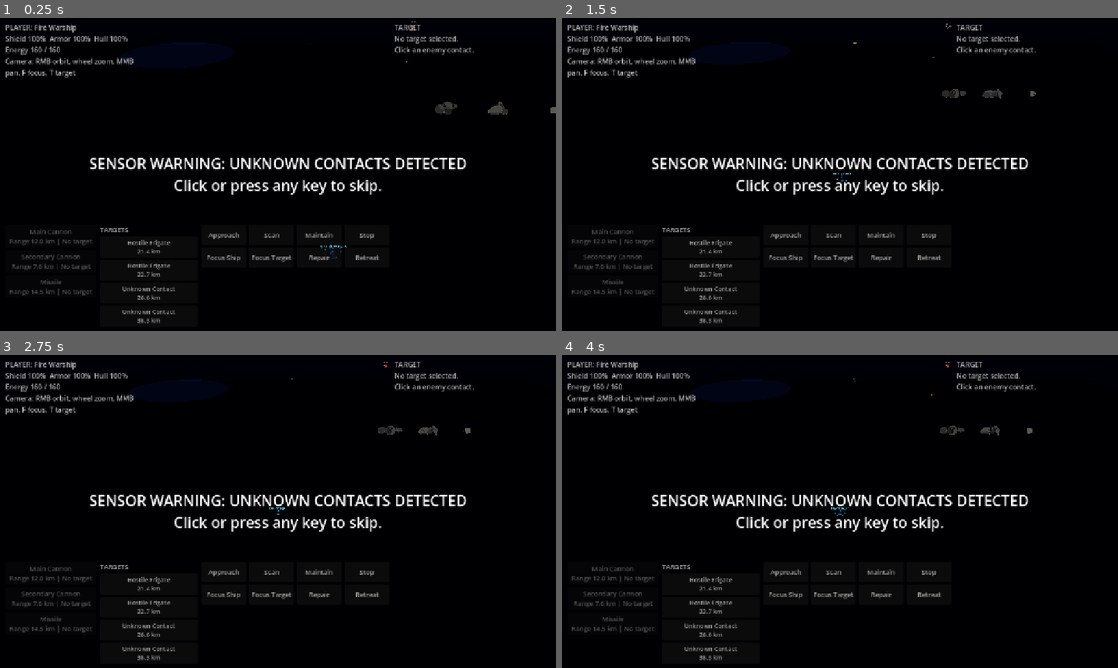
Above: before the commit, frames 1-4 (two rows, left to right).
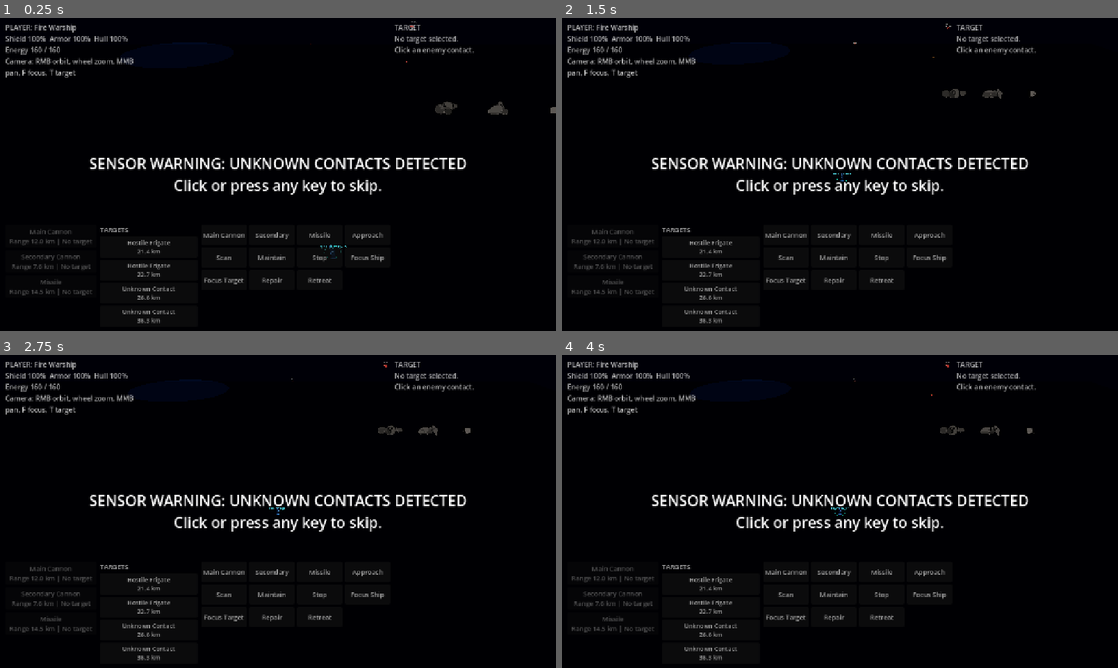
Above: after the commit, the same moments.

Repository: Anandkripal/battleship-story-rpg
Game: Godot game, scene res://scenes/combat/battle_3d.tscn
Same seed, same stepped clock (60 frames per second), same inputs: the game is played once before the commit and once after it. This scene is started directly instead of the project's main scene.
Inputs (mouse positions are in pixels of both pictures, inside the frame that each line leads up to):
- Up to frame 1 (0.25 s): no input
- Up to frame 2 (1.5 s): click (784, 233) at 0.5 s, where only the run after the commit has a clickable "Main Cannon"; click (834, 233) at 1.25 s, where only the run after the commit has a clickable "Secondary"
- Up to frame 3 (2.75 s): click (316, 570) at 2 s, where only the run after the commit has a clickable "Missile"
- Up to frame 4 (4 s): click "Unknown Contact 26.6 km" at 2.75 s; click "Unknown Contact 36.3 km" at 3.5 s

The runs differ from the first frame. In frame 1, 0.6% of the frame differs, in the area x 36-70%, y 68-86%; in frame 2, 0.6%; in frame 3, 0.6%; in frame 4, 0.6%.

Commit message:
Expose demo battle weapon commands

Diff:
--- a/scripts/combat/battle_controller.gd
+++ b/scripts/combat/battle_controller.gd
@@ -378,6 +378,9 @@
 func _build_command_buttons() -> void:
 	for child in command_box.get_children():
 		child.queue_free()
+	_add_command_button("Main Cannon", func() -> void: _fire_weapon_by_id("main_cannon_mk1"))
+	_add_command_button("Secondary", func() -> void: _fire_weapon_by_id("secondary_cannon_mk1"))
+	_add_command_button("Missile", func() -> void: _fire_weapon_by_id("missile_mk1"))
 	_add_command_button("Approach", func() -> void:
 		if selected_ship != null and target_ship != null:
 			selected_ship.command_approach(target_ship)
@@ -571,6 +574,17 @@
 		_log("Weapon fired.")
 	else:
 		_log("Weapon not ready or target out of range.")
+
+
+func _fire_weapon_by_id(weapon_id: String) -> void:
+	if selected_ship == null:
+		_log("No player ship selected.")
+		return
+	for index in range(selected_ship.weapons.size()):
+		if selected_ship.weapons[index].get("id", "") == weapon_id:
+			_fire_selected_weapon(index)
+			return
+	_log("Weapon is not installed: %s." % weapon_id)
 
 
 func _spawn_projectile(source: Variant, weapon_index: int, target: Variant) -> Node3D:
--- a/tools/smoke_demo_battle.gd
+++ b/tools/smoke_demo_battle.gd
@@ -36,8 +36,14 @@
 		errors.append("Expected target title plus 3 enemy target buttons.")
 	if battle.get("command_box") == null:
 		errors.append("Demo battle did not build command grid.")
-	elif battle.get("command_box").get_child_count() < 8:
+	elif battle.get("command_box").get_child_count() < 11:
 		errors.append("Expected all command buttons in compact command grid.")
+	elif not _has_button_text(battle.get("command_box"), "Main Cannon"):
+		errors.append("Command grid is missing Main Cannon button.")
+	elif not _has_button_text(battle.get("command_box"), "Secondary"):
+		errors.append("Command grid is missing Secondary button.")
+	elif not _has_button_text(battle.get("command_box"), "Missile"):
+		errors.append("Command grid is missing Missile button.")
 	if _count_loaded_optional_models(battle) > 0:
 		errors.append("Demo battle loaded optional model assets instead of fast fallback visuals.")
 	if _count_nodes_of_type(battle, "GPUParticles3D") > 0:
@@ -97,3 +103,10 @@
 	for child in node.get_children():
 		value = max(value, _largest_control_right_edge(child))
 	return value
+
+
+func _has_button_text(node: Node, text: String) -> bool:
+	for child in node.get_children():
+		if child is Button and child.text == text:
+			return true
+	return false
